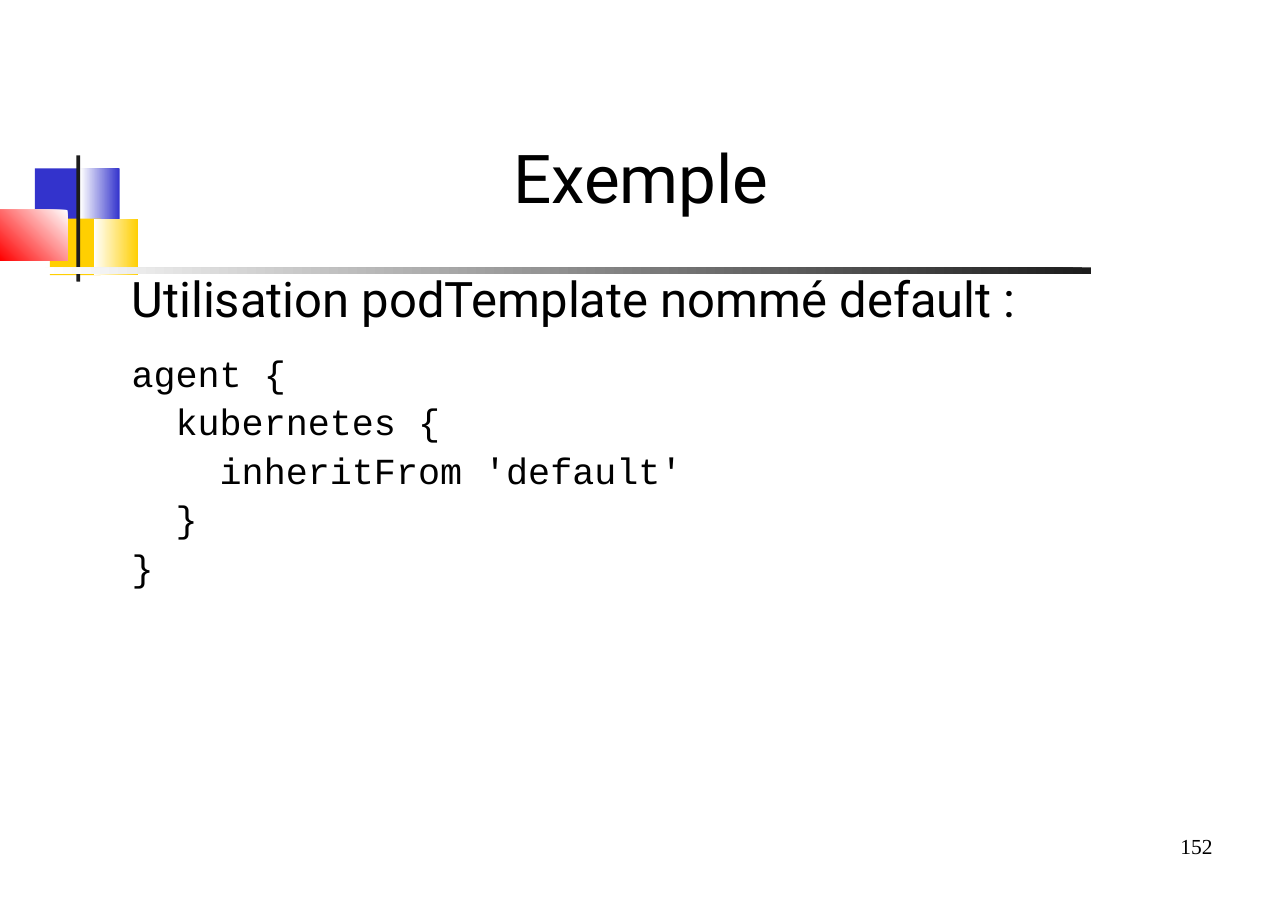
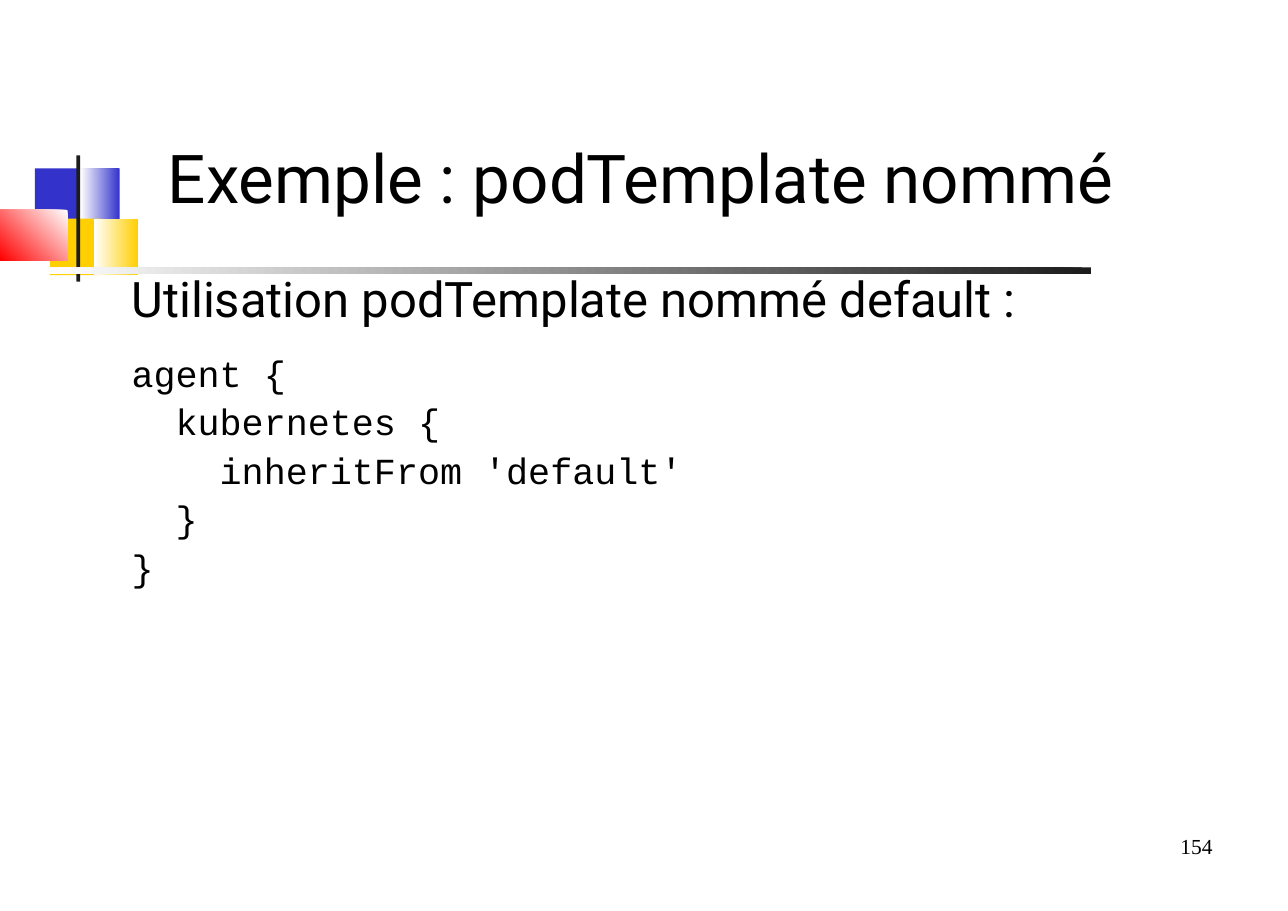
Before and after one commit to dthibau/jenkins, a slide deck: slide 154 of JenkinsPipeline.odp (slide 152 before the commit). Drawn at 1288x911 pixels with LibreOffice and Linux fonts; fonts in the diff are those of the drawing. Boxes give left, top, right and bottom in pixels: in the first picture for what was removed or moved away, otherwise in the second. Text is boxed around its words. In the diff, an @@ line names an element or a change of style, - is before the commit and + after.

```diff
--- a/JenkinsPipeline.odp
+++ b/JenkinsPipeline.odp
@@ title at <box>168,152,1113,217</box>: text changed @@
-Exemple
+Exemple : podTemplate nommé
@@ page number at <box>1180,840,1212,855</box>: text changed @@
-152
+154
```
Also in this commit, not shown: 8 other slides changed, 8 slides added, 1 slide removed, 1 other file.
